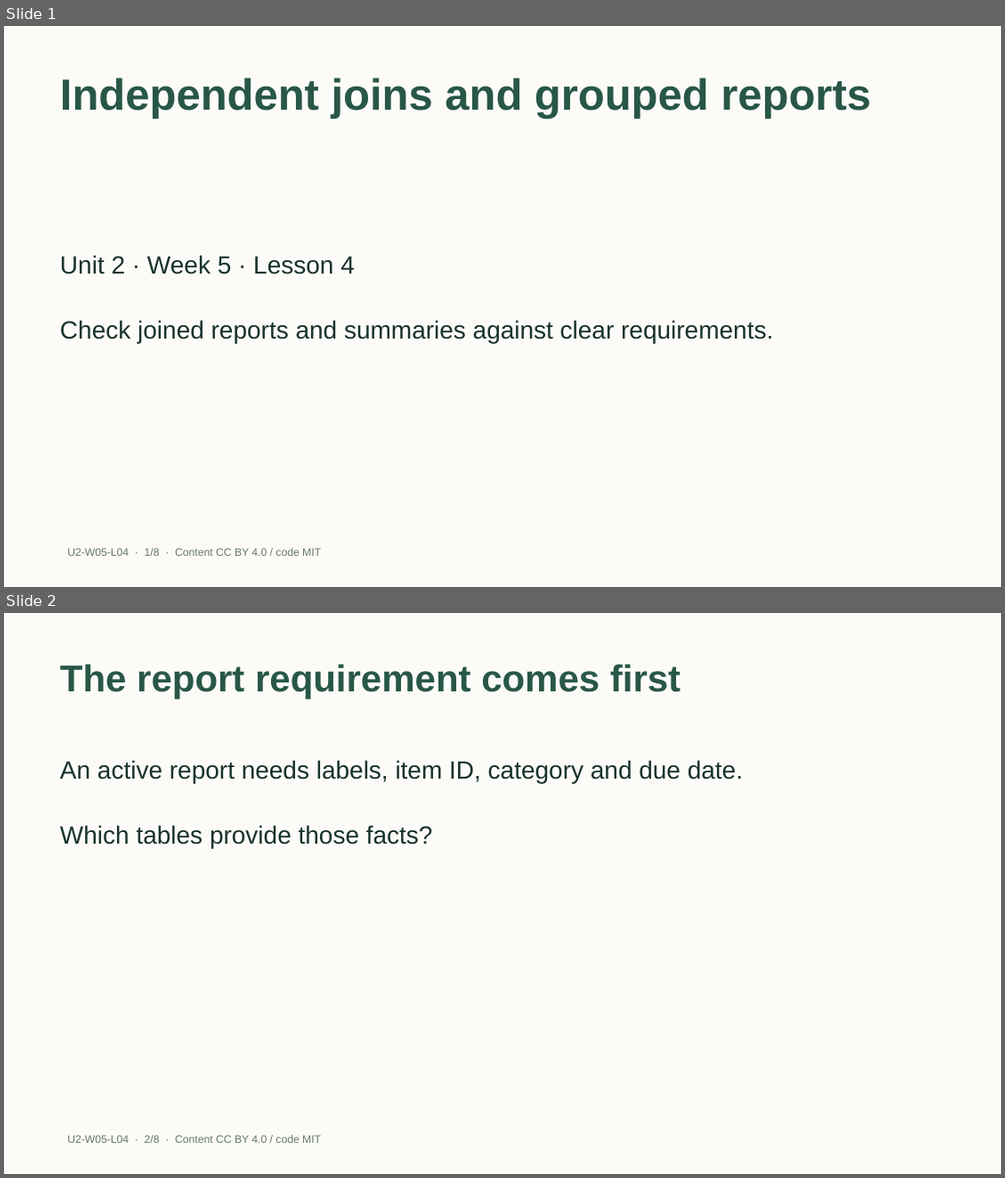
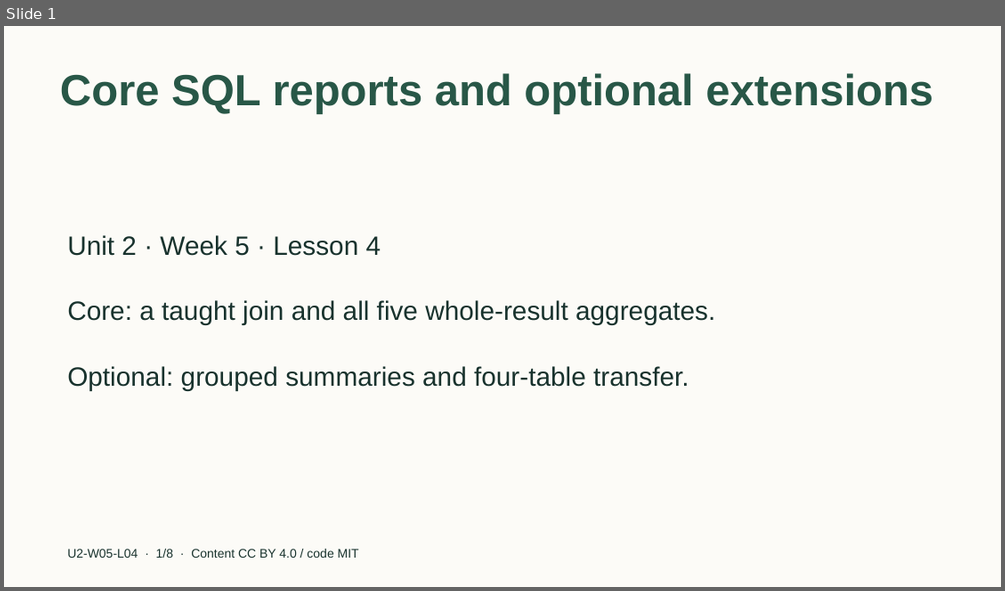
Before and after one commit to EdugenIO/cs-atar-textbook, a slide deck: dist/slides/u2-w05-l04.pptx. Shown one above the other, each under a label of ours: slides 1 and 2 before the commit, slide 1 after it. The pictures are 1005x1178 and 1005x591 pixels, drawn with LibreOffice and Linux fonts; fonts in the diff are those of the drawing. Boxes give left, top, right and bottom in pixels: in the first picture for what was removed or moved away, otherwise in the second. Text is boxed around its words. In the diff, an @@ line names an element or a change of style, - is before the commit and + after.

Commit message:
Separate Year 11 SQL core practice from optional extensions (S04)

```diff
--- a/dist/slides/u2-w05-l04.pptx
+++ b/dist/slides/u2-w05-l04.pptx
@@ slide 2 removed at (x1=4, y1=613, x2=1001, y2=1174), background #FCFBF7 @@
@@ title removed at (x1=60, y1=664, x2=680, y2=699) @@
-The report requirement comes first
@@ text removed at (x1=60, y1=760, x2=743, y2=783) @@
-An active report needs labels, item ID, category and due date.
@@ text removed at (x1=60, y1=825, x2=433, y2=848) @@
-Which tables provide those facts?
@@ text removed at (x1=67, y1=1135, x2=321, y2=1143) @@
-U2-W05-L04 · 2/8 · Content CC BY 4.0 / code MIT
@@ slide 1 changed as well @@
@@ title at (x1=60, y1=73, x2=933, y2=114): text changed @@
-Independent joins and grouped reports
+Core SQL reports and optional extensions
@@ text "Unit 2 · Week 5 ..." at (x1=67, y1=235, x2=381, y2=256): size 24 to 25.5 pt; vertical alignment middle to top @@
@@ text "Core: a taught join and ..." at (x1=67, y1=300, x2=715, y2=325): vertical alignment middle to top @@
@@ text at (x1=67, y1=300, x2=715, y2=325): text changed; size 24 to 25.5 pt @@
-Check joined reports and summaries against clear requirements.
+Core: a taught join and all five whole-result aggregates.
@@ text added at (x1=67, y1=366, x2=689, y2=390), 25.5 pt, text #18322D @@
+Optional: grouped summaries and four-table transfer.
@@ text "U2-W05-L04 · 1/8 · Content ..." at (x1=67, y1=548, x2=359, y2=557): size 10.5 to 12 pt, text colour #66786F to #18322D @@
```
Also in this commit, not shown: 2 other slides changed, 5 slides added, 4 other slides removed, 37 other files.
